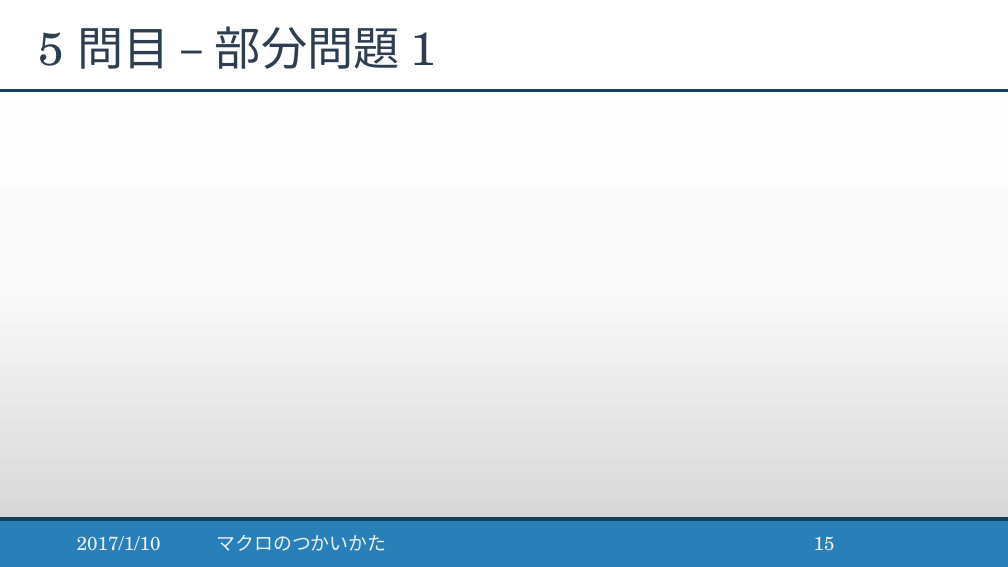
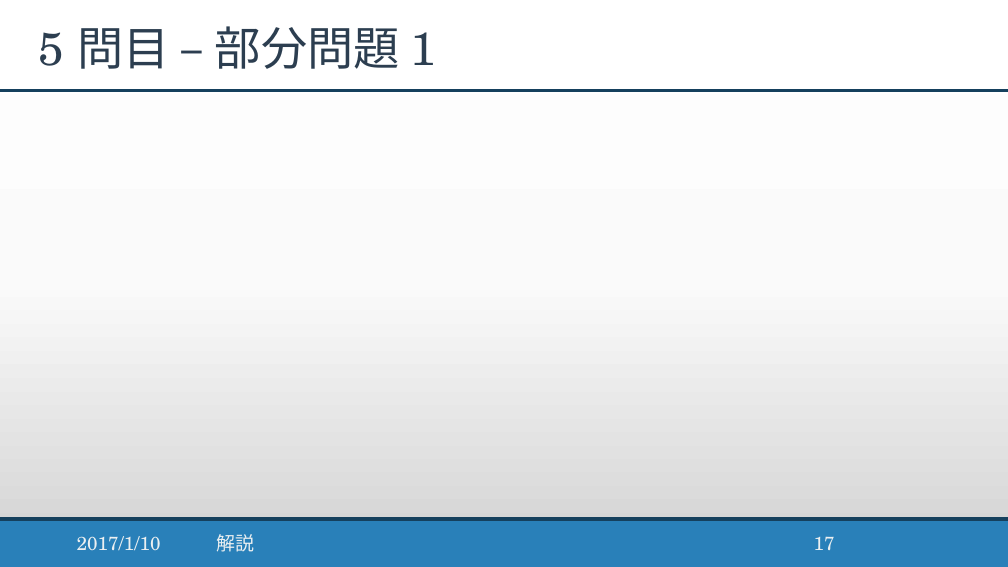
Before and after one commit to ei1333/ei1333.github.io, a slide deck: slide 17 of ei1333.pptx (slide 15 before the commit). Drawn at 1008x567 pixels with LibreOffice and Linux fonts; fonts in the diff are those of the drawing; grey boxes stand for pictures. Boxes give left, top, right and bottom in pixels: in the first picture for what was removed or moved away, otherwise in the second. Text is boxed around its words. In the diff, an @@ line names an element or a change of style, - is before the commit and + after.

```diff
--- a/ei1333.pptx
+++ b/ei1333.pptx
@@ text at (216, 534, 254, 552): text changed @@
-マクロのつかいかた
+解説
@@ page number at (814, 536, 835, 550): text changed @@
-15
+17
```
Also in this commit, not shown: 25 other slides changed, 1 slide added, 1 other file.
